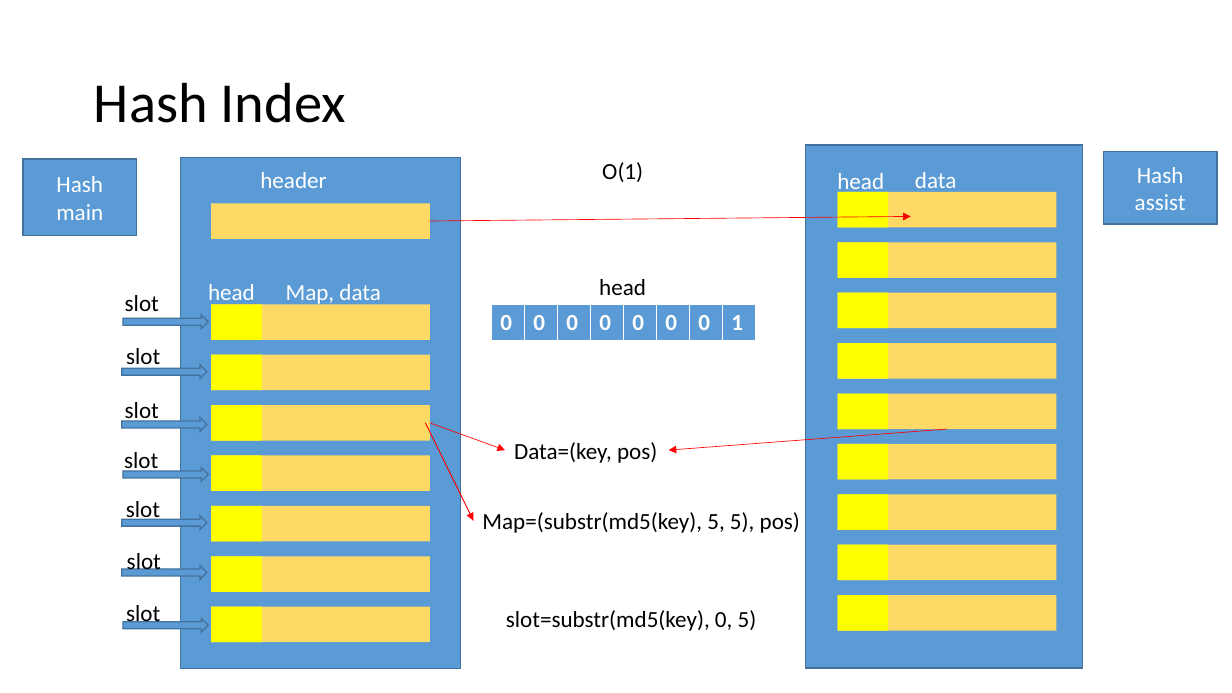
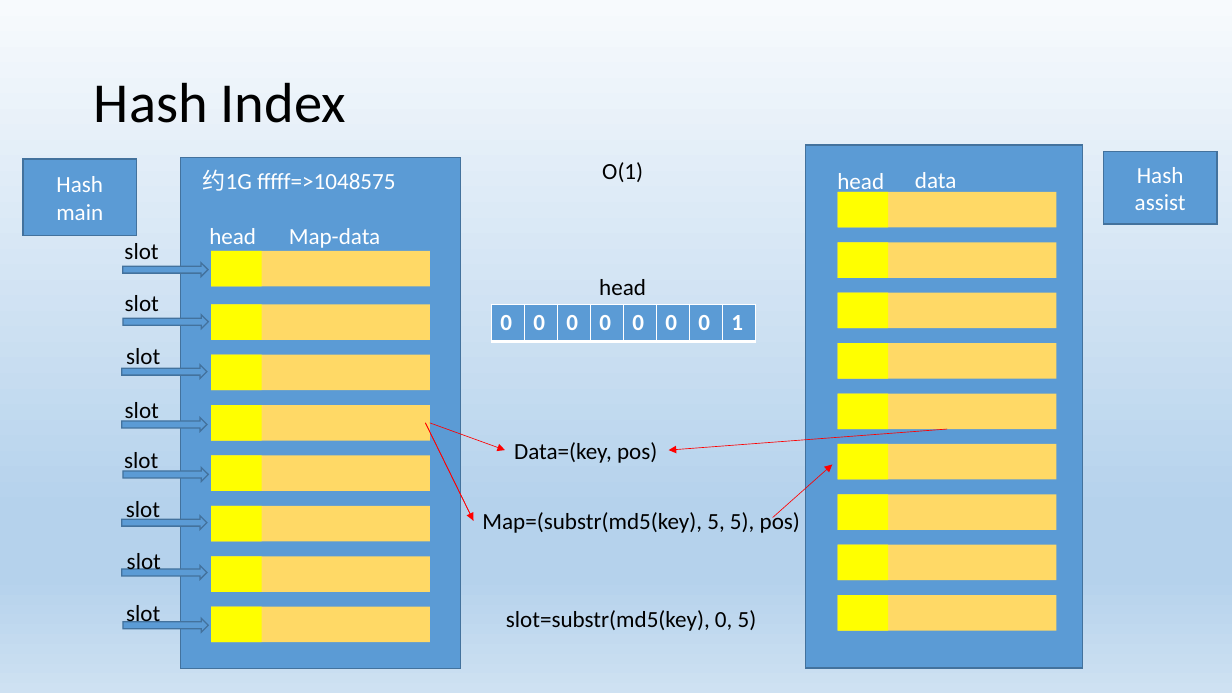
Before and after one commit to zoujunrong/weclu, a slide deck: slide 8 of weclu.pptx (slide 7 before the commit). Drawn at 1232x693 pixels with LibreOffice and Linux fonts; fonts in the diff are those of the drawing. Boxes give left, top, right and bottom in pixels: in the first picture for what was removed or moved away, otherwise in the second. Text is boxed around its words. In the diff, an @@ line names an element or a change of style, - is before the commit and + after.

```diff
--- a/weclu.pptx
+++ b/weclu.pptx
@@ background #FFFFFF to gradient #F7FAFD to #B5D2EC to #CEE1F2 @@
@@ text added at (x1=203, y1=169, x2=395, y2=191), 18 pt, text #FFFFFF @@
+约1G fffff=>1048575
@@ text removed at (x1=260, y1=172, x2=326, y2=188) @@
-header
@@ text "head" rewrapped from (x1=208, y1=284, x2=255, y2=307) to (x1=209, y1=228, x2=256, y2=244) @@
@@ text at (x1=289, y1=228, x2=380, y2=248): text changed @@
-Map, data
+Map-data
@@ right arrow added at (x1=123, y1=262, x2=208, y2=276), fill #5B9BD5, outline #43739E 1 pt @@
@@ text added at (x1=124, y1=243, x2=158, y2=266), 18 pt, text #000000 @@
+slot
@@ rectangle moved from (x1=211, y1=203, x2=430, y2=238) to (x1=211, y1=250, x2=430, y2=286) @@
@@ rectangle added at (x1=211, y1=250, x2=262, y2=286), fill #FFFF00 @@
@@ arrow moved from (430, 221) - (911, 216) to (773, 518) - (833, 465) @@
```
Also in this commit, not shown: 12 other slides changed, 8 slides added, 1 slide removed, 9 other files.
